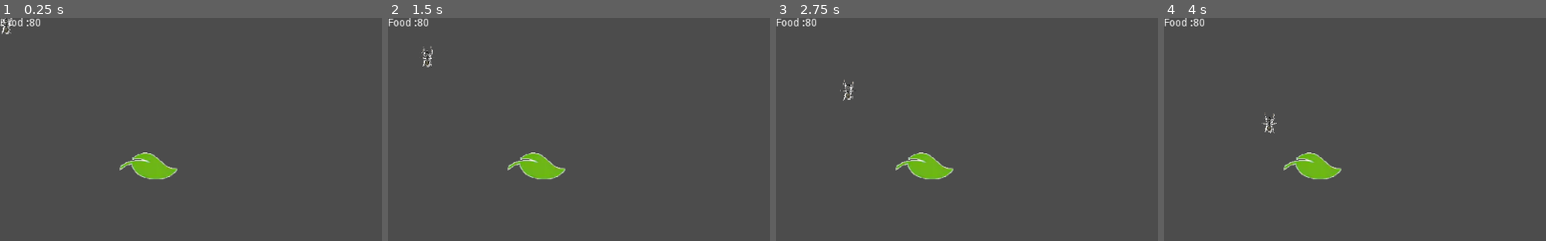
Above: before the commit, frames 1-4 (left to right).
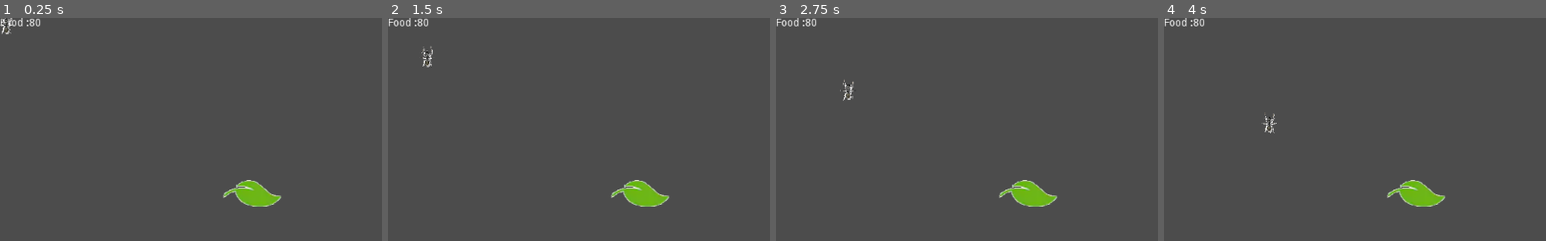
Above: after the commit, the same moments.

Repository: Otwald/ANT
Game: Godot game, scene res://Scenes/_Root.tscn
Same seed, same stepped clock (60 frames per second), same inputs: the game is played once before the commit and once after it.
Inputs:
- Up to frame 1 (0.25 s): no input
- Up to frame 2 (1.5 s): tap Enter at 0.5 s
- Up to frame 3 (2.75 s): no input
- Up to frame 4 (4 s): tap Space at 2.75 s
The pictures show only the part of the screen within x 0-50%, y 0-50%; the shares and areas given below are measured in that part.

The runs differ from the first frame. In frame 1, 2.1% of the frame differs, in the area x 31-74%, y 60-85%; in frame 2, 2.1%; in frame 3, 2.1%; in frame 4, 2.1%.

Commit message:
WIP: ressources now respawn when depleted

Diff:
--- a/Scenes/Food.tscn
+++ b/Scenes/Food.tscn
@@ -9,7 +9,6 @@
 
 [node name="Food" type="Area2D"]
 script = ExtResource( 1 )
-pos = Vector2( 500, 500 )
 
 [node name="Sprite" type="Sprite" parent="."]
 texture = ExtResource( 2 )
--- a/Scenes/_Root.tscn
+++ b/Scenes/_Root.tscn
@@ -1,11 +1,12 @@
-[gd_scene load_steps=8 format=2]
+[gd_scene load_steps=9 format=2]
 
 [ext_resource path="res://Scripts/_Root.gd" type="Script" id=1]
 [ext_resource path="res://Scenes/Hud.tscn" type="PackedScene" id=2]
 [ext_resource path="res://Scripts/Colony.gd" type="Script" id=3]
 [ext_resource path="res://Scenes/Root_Ant.tscn" type="PackedScene" id=4]
 [ext_resource path="res://Assets/colony.png" type="Texture" id=5]
-[ext_resource path="res://Scenes/Food.tscn" type="PackedScene" id=6]
+[ext_resource path="res://Scripts/Ressources.gd" type="Script" id=6]
+[ext_resource path="res://Scenes/Food.tscn" type="PackedScene" id=7]
 
 [sub_resource type="CircleShape2D" id=1]
 radius = 8.74235
@@ -33,6 +34,6 @@
 texture = ExtResource( 5 )
 
 [node name="Ressources" type="Node" parent="."]
+script = ExtResource( 6 )
 
-[node name="Food" parent="Ressources" instance=ExtResource( 6 )]
-pos = Vector2( 200, 200 )
+[node name="Food" parent="Ressources" instance=ExtResource( 7 )]
--- a/Scripts/Colony.gd
+++ b/Scripts/Colony.gd
@@ -1,4 +1,4 @@
-extends Node
+extends Area2D
 
 class_name Colony
 
--- a/Scripts/Food.gd
+++ b/Scripts/Food.gd
@@ -1,17 +1,28 @@
-extends Node
+extends Area2D
 
-export (float) var food_level = 100
-export (Vector2) var pos = Vector2(200, 200)
+export (float) var food_level = 40
 
+onready var parent = self.get_parent()
 var objectType = 'food'
+signal depleted
 
 
 func _ready():
-    self.position = pos
+    parent.childs.push_back(self)
+    self.position = parent.getPos()
+    print(self.position)
     self.connect('area_entered', self, 'updateRessource')
+    self.connect('tree_exiting', self, 'deleteRessource')
 
 func updateRessource(body):
     if body.objectType == 'ant':
         if body.carry == false:
             food_level -= body.capacity
             body.carry = true
+
+    if food_level <= 0:
+        emit_signal('depleted')
+        self.queue_free()
+
+func deleteRessource():
+    parent.childs.erase(self)
--- /dev/null
+++ b/Scripts/Ressources.gd
@@ -0,0 +1,18 @@
+extends Node
+
+onready var childs : Array
+var rng = RandomNumberGenerator.new()
+
+func _init():
+    rng.randomize()
+
+func _process(delta):
+    # print(self.get_viewport_rect())
+    if childs.empty():
+        self.get_parent().ressource_Loader('Food','food')
+        print(childs)
+
+
+func getPos():
+    # print(Vector2(clamp(rand_range(0, 1920),0,screen_size.x), clamp(rand_range(0, 1080),0, screen_size.y)))
+    return Vector2(rng.randi_range(0, 1024), rng.randi_range(0, 600))
--- a/Scripts/Worker_Ant.gd
+++ b/Scripts/Worker_Ant.gd
@@ -16,6 +16,8 @@
         if carry:
             aim = home
         else:
-            aim = ressources.get_node('Food')
+            var resLoc = ressources.get_children()
+            if not resLoc.empty():
+                aim = resLoc[0]
     else:
         self.move(aim.position, delta)
